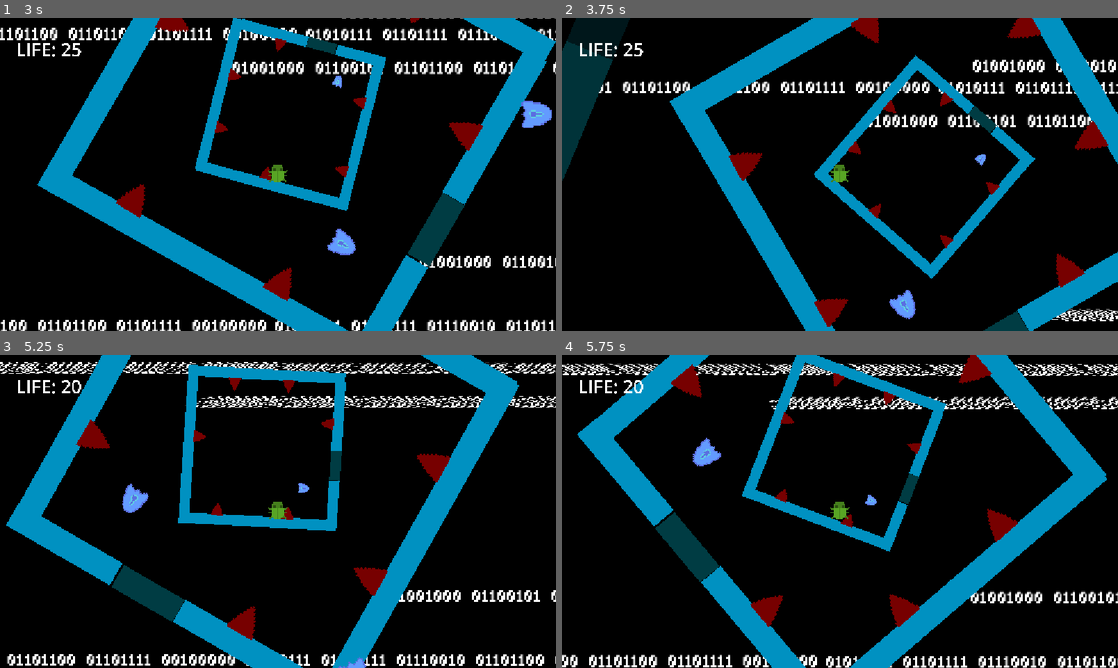
Above: before the commit, frames 1-4 (two rows, left to right).
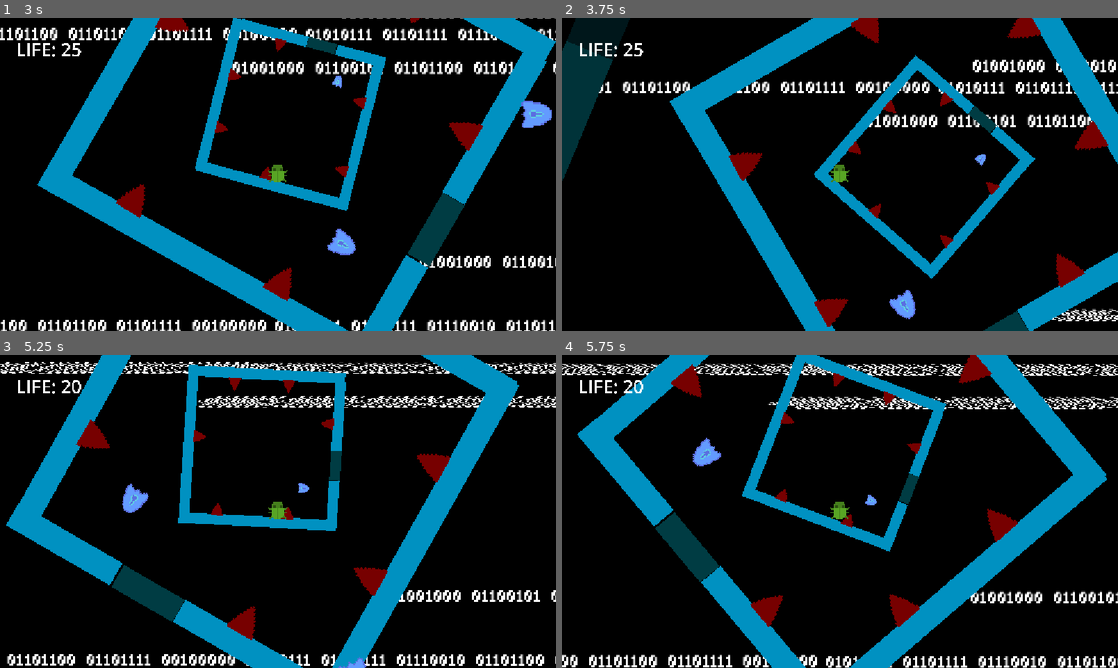
Above: after the commit, the same moments.

Repository: Noob-97/very-serious-game-jam
Game: Godot game, scene res://test3.tscn
Two runs of this game, one before a commit and one after it. Both use one fixed random seed, a clock stepped at 60 frames per second and the inputs below.
Inputs:
- Up to frame 1 (3 s): hold D (RightKey) 0.53-2.03 s; tap Space (JumpKey) at 0.77, 1.52 s; hold A (LeftKey) from 2.03 s (still down)
- Up to frame 2 (3.75 s): keep holding A (LeftKey); tap Space (JumpKey) at 3.02 s
- Up to frame 3 (5.25 s): tap Space (JumpKey) at 3.77, 4.52 s; release A (LeftKey) at 4.28 s; hold D (RightKey) from 4.28 s (still down)
- Up to frame 4 (5.75 s): keep holding D (RightKey)

Frame 1 is identical in both runs. In frame 2, 0.3% of the frame differs, in the area x 1-100%, y 0-97%; in frame 3, 2.6%; in frame 4, 2.9%, in the area x 0-100%, y 2-95%.

Commit message:
%th and Final Spinning Layer

Diff:
--- /dev/null
+++ b/Wheel5.tscn
@@ -0,0 +1,170 @@
+[gd_scene format=3 uid="uid://dkerpte1krpwj"]
+
+[ext_resource type="Script" uid="uid://dkcaw51o8hmlr" path="res://SPIN.gd" id="1_8efp3"]
+[ext_resource type="Texture2D" uid="uid://ccyhf0kjs8tqb" path="res://Sprites/square.png" id="2_l5w6w"]
+[ext_resource type="PackedScene" uid="uid://csvwbgfsg7kfd" path="res://kill.tscn" id="3_x0dqg"]
+[ext_resource type="PackedScene" uid="uid://7pr7mf0enhyj" path="res://shield.tscn" id="4_ehqgc"]
+
+[sub_resource type="RectangleShape2D" id="RectangleShape2D_g4v7s"]
+size = Vector2(318.61353, 22.379478)
+
+[node name="wheelofdeath" type="Node2D" unique_id=1636137289]
+script = ExtResource("1_8efp3")
+
+[node name="StaticBody2D" type="StaticBody2D" parent="." unique_id=1285641590]
+position = Vector2(-107, 0)
+scale = Vector2(0.3200003, 1)
+
+[node name="Sprite2D" type="Sprite2D" parent="StaticBody2D" unique_id=4086171]
+modulate = Color(0, 0.21742246, 0.24136797, 1)
+position = Vector2(-7.6293945e-06, 151)
+scale = Vector2(2.531, 0.086)
+texture = ExtResource("2_l5w6w")
+
+[node name="CollisionShape2D" type="CollisionShape2D" parent="StaticBody2D" unique_id=286673992]
+position = Vector2(3.695488e-06, 151)
+scale = Vector2(1, 0.5)
+shape = SubResource("RectangleShape2D_g4v7s")
+
+[node name="StaticBody2D2" type="StaticBody2D" parent="." unique_id=871333347]
+position = Vector2(0, -306)
+
+[node name="Sprite2D" type="Sprite2D" parent="StaticBody2D2" unique_id=748220252]
+modulate = Color(0, 0.21742246, 0.24136797, 1)
+position = Vector2(-1.4919988, 162)
+scale = Vector2(2.4608123, 0.086)
+texture = ExtResource("2_l5w6w")
+
+[node name="CollisionShape2D" type="CollisionShape2D" parent="StaticBody2D2" unique_id=608199213]
+position = Vector2(-3.25, 162)
+scale = Vector2(1, 0.5)
+shape = SubResource("RectangleShape2D_g4v7s")
+
+[node name="StaticBody2D3" type="StaticBody2D" parent="." unique_id=1239710508]
+position = Vector2(0, 5.0000153)
+rotation = -1.5827397
+
+[node name="Sprite2D" type="Sprite2D" parent="StaticBody2D3" unique_id=1581337247]
+modulate = Color(0, 0.21742246, 0.24136797, 1)
+position = Vector2(-0.28735065, 151.0131)
+scale = Vector2(2.3925319, 0.086)
+texture = ExtResource("2_l5w6w")
+
+[node name="CollisionShape2D" type="CollisionShape2D" parent="StaticBody2D3" unique_id=1412749783]
+position = Vector2(-0.80346423, 151.00119)
+scale = Vector2(0.95, 0.5)
+shape = SubResource("RectangleShape2D_g4v7s")
+
+[node name="StaticBody2D4" type="StaticBody2D" parent="." unique_id=1190086902]
+position = Vector2(-305.00003, 5.0000153)
+rotation = -1.5827397
+
+[node name="Sprite2D" type="Sprite2D" parent="StaticBody2D4" unique_id=1083239956]
+modulate = Color(0, 0.21742246, 0.24136797, 1)
+position = Vector2(-0.016746521, 150.1207)
+scale = Vector2(2.3868668, 0.086)
+texture = ExtResource("2_l5w6w")
+
+[node name="CollisionShape2D" type="CollisionShape2D" parent="StaticBody2D4" unique_id=1179446544]
+position = Vector2(0.20840716, 150.01321)
+scale = Vector2(0.95, 0.5)
+shape = SubResource("RectangleShape2D_g4v7s")
+
+[node name="StaticBody2D5" type="StaticBody2D" parent="." unique_id=103473758]
+position = Vector2(79, 0)
+scale = Vector2(0.4400003, 1)
+
+[node name="Sprite2D" type="Sprite2D" parent="StaticBody2D5" unique_id=1357065064]
+modulate = Color(0, 0.21742246, 0.24136797, 1)
+position = Vector2(-7.6293945e-06, 151)
+scale = Vector2(2.5312498, 0.085937455)
+texture = ExtResource("2_l5w6w")
+
+[node name="CollisionShape2D" type="CollisionShape2D" parent="StaticBody2D5" unique_id=1566331023]
+position = Vector2(-2.2727203, 150.59486)
+scale = Vector2(1, 0.5)
+shape = SubResource("RectangleShape2D_g4v7s")
+
+[node name="kill" parent="." unique_id=1858201397 groups=["kill"] instance=ExtResource("3_x0dqg")]
+position = Vector2(145.00002, 48.999996)
+rotation = -1.5874223
+scale = Vector2(0.06, 0.063)
+
+[node name="kill2" parent="." unique_id=458522302 groups=["kill"] instance=ExtResource("3_x0dqg")]
+position = Vector2(143.99998, -18)
+rotation = -1.5627935
+scale = Vector2(0.06, 0.063)
+
+[node name="kill3" parent="." unique_id=1992858690 groups=["kill"] instance=ExtResource("3_x0dqg")]
+position = Vector2(143, -82)
+rotation = -1.5845585
+scale = Vector2(0.06, 0.063)
+
+[node name="kill4" parent="." unique_id=221524444 groups=["kill"] instance=ExtResource("3_x0dqg")]
+position = Vector2(52, -137)
+rotation = 3.130746
+scale = Vector2(0.06, 0.063)
+
+[node name="kill5" parent="." unique_id=883905724 groups=["kill"] instance=ExtResource("3_x0dqg")]
+position = Vector2(-62.000008, -137)
+rotation = 3.1388042
+scale = Vector2(0.06, 0.063)
+
+[node name="kill7" parent="." unique_id=1916654999 groups=["kill"] instance=ExtResource("3_x0dqg")]
+position = Vector2(-149, -27)
+rotation = 1.5910999
+scale = Vector2(0.06, 0.063)
+
+[node name="kill8" parent="." unique_id=1253772381 groups=["kill"] instance=ExtResource("3_x0dqg")]
+position = Vector2(-147.99998, 28.999998)
+rotation = 1.5508469
+scale = Vector2(0.06, 0.063)
+
+[node name="kill9" parent="." unique_id=1101990620 groups=["kill"] instance=ExtResource("3_x0dqg")]
+position = Vector2(112, 144)
+scale = Vector2(0.06, 0.063)
+
+[node name="kill10" parent="." unique_id=354582002 groups=["kill"] instance=ExtResource("3_x0dqg")]
+position = Vector2(-148.00002, 34)
+rotation = 1.5707964
+scale = Vector2(0.06, 0.063)
+
+[node name="kill11" parent="." unique_id=1373200572 groups=["kill"] instance=ExtResource("3_x0dqg")]
+position = Vector2(-149, -22)
+rotation = 1.5707964
+scale = Vector2(0.06, 0.063)
+
+[node name="kill12" parent="." unique_id=1847150889 groups=["kill"] instance=ExtResource("3_x0dqg")]
+position = Vector2(-38, -137.00002)
+rotation = 3.1415927
+scale = Vector2(0.06, 0.063)
+
+[node name="kill13" parent="." unique_id=2071977733 groups=["kill"] instance=ExtResource("3_x0dqg")]
+position = Vector2(143.99998, 7.0000005)
+rotation = 4.712389
+scale = Vector2(0.06, 0.063)
+
+[node name="kill14" parent="." unique_id=484189502 groups=["kill"] instance=ExtResource("3_x0dqg")]
+position = Vector2(61, 143.99998)
+scale = Vector2(0.06, 0.063)
+
+[node name="OPENER" type="StaticBody2D" parent="." unique_id=1792052518]
+position = Vector2(-24, 0)
+scale = Vector2(0.20000197, 1)
+
+[node name="Sprite2D" type="Sprite2D" parent="OPENER" unique_id=2064422404]
+modulate = Color(1.504086e-08, 0.09962485, 0.11530576, 1)
+position = Vector2(1.907255e-06, 151)
+scale = Vector2(2.5312498, 0.085937455)
+texture = ExtResource("2_l5w6w")
+
+[node name="CollisionShape2D" type="CollisionShape2D" parent="OPENER" unique_id=296121537]
+position = Vector2(2.503395e-06, 151)
+scale = Vector2(1, 0.5)
+shape = SubResource("RectangleShape2D_g4v7s")
+
+[node name="shield" parent="." unique_id=760688946 node_paths=PackedStringArray("OPENER") groups=["shield"] instance=ExtResource("4_ehqgc")]
+position = Vector2(137, -6.0000005)
+rotation = 4.712389
+scale = Vector2(0.214, 0.214)
+OPENER = NodePath("../OPENER")
--- a/test3.tscn
+++ b/test3.tscn
@@ -5,6 +5,7 @@
 [ext_resource type="PackedScene" uid="uid://dhwn0tdsp18wy" path="res://Wheel3.tscn" id="3_svvfb"]
 [ext_resource type="PackedScene" uid="uid://cato3i0g8w10g" path="res://Background.tscn" id="4_8hojv"]
 [ext_resource type="PackedScene" uid="uid://c3j4lpq1cm8qt" path="res://node_2d.tscn" id="5_bqkbb"]
+[ext_resource type="PackedScene" uid="uid://dkerpte1krpwj" path="res://Wheel5.tscn" id="6_3du0l"]
 
 [node name="Test3" type="Node2D" unique_id=521406567]
 
@@ -48,3 +49,9 @@
 text = "LIFE: "
 
 [node name="CanvasLayer" parent="." unique_id=882358980 instance=ExtResource("4_8hojv")]
+
+[node name="wheelofdeath5" parent="." unique_id=1919556751 instance=ExtResource("6_3du0l")]
+position = Vector2(1875, 824)
+rotation = -1.5707964
+scale = Vector2(15.7, 15.7)
+rotation_speed = 8.0
